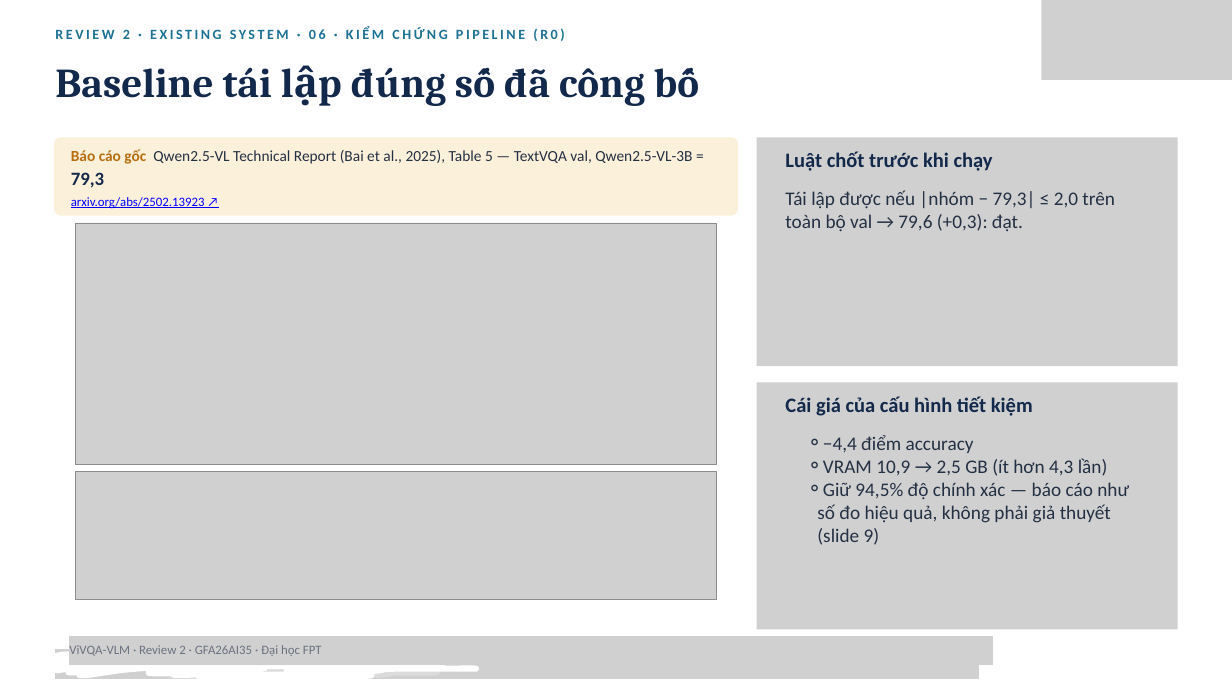
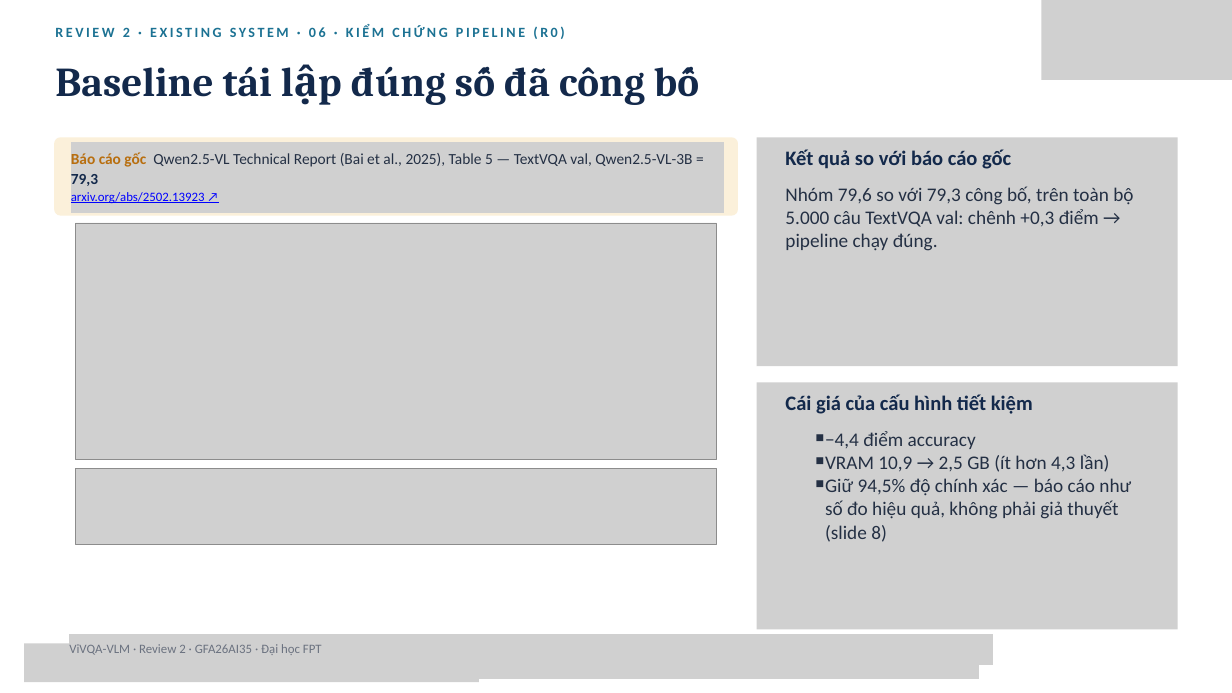
Before and after one commit to PLHGNAOH/ViVQA-VLM, a slide deck: slide 19 of docs/04_slides/cumulative/ViVQA-VLM_Review1-2_KLTN.pptx (slide 22 before the commit). Drawn at 1232x693 pixels with LibreOffice and Linux fonts; fonts in the diff are those of the drawing; grey boxes stand for pictures. Boxes give left, top, right and bottom in pixels: in the first picture for what was removed or moved away, otherwise in the second. Text is boxed around its words. In the diff, an @@ line names an element or a change of style, - is before the commit and + after.

```diff
--- a/docs/04_slides/cumulative/ViVQA-VLM_Review1-2_KLTN.pptx
+++ b/docs/04_slides/cumulative/ViVQA-VLM_Review1-2_KLTN.pptx
@@ rounded rectangle removed at [54, 137, 738, 216] @@
@@ freeform shape added at [54, 137, 738, 216], fill #FBF0DA @@
@@ text "Báo cáo gốc Qwen2.5-VL Technical ..." at [71, 152, 692, 203]: size 22 to 18 pt in "79,3"; line spacing 1.06 to 22.9pt; less space between paragraphs; line spacing 1.06 to 19.1pt @@
@@ picture added at [71, 142, 724, 213] @@
@@ text at [785, 149, 1011, 169]: text changed @@
-Luật chốt trước khi chạy
+Kết quả so với báo cáo gốc
@@ text at [785, 186, 1133, 251]: text changed @@
-Tái lập được nếu |nhóm − 79,3| ≤ 2,0 trên toàn bộ val → 79,6 (+0,3): đạt.
+Nhóm 79,6 so với 79,3 công bố, trên toàn bộ 5.000 câu TextVQA val: chênh +0,3 điểm → pipeline chạy đúng.
@@ picture: place and size @@
-picture at [76, 223, 716, 464]
+picture at [76, 223, 716, 459]
@@ text at [825, 431, 1110, 472]: bullet ⚬ to ￭; list level 3 to 4 in "−4,4 điểm accuracy"; list level 3 to 4 in "VRAM 10,9 → 2,5 GB ..." @@
@@ picture: place and size @@
-picture at [76, 472, 716, 600]
+picture at [76, 468, 716, 544]
@@ text at [825, 478, 1131, 542]: text changed @@
-    ⚬ Giữ 94,5% độ chính xác — báo cáo như số đo hiệu quả, không phải giả thuyết (slide 9)
+      ￭ Giữ 94,5% độ chính xác — báo cáo như số đo hiệu quả, không phải giả thuyết (slide 8)
@@ freeform shape removed at [24, 644, 479, 683] @@
@@ picture added at [24, 644, 479, 683] @@
@@ text removed at [55, 657, 425, 672] @@
-ViVQA-VLM · Review 1 + Review 2 (cộng dồn) · GFA26AI35 · Đại học FPT
@@ picture added at [55, 647, 979, 679] @@
@@ picture added at [69, 634, 993, 665] @@
@@ freeform shape removed at [152, 656, 230, 675] @@
@@ picture added at [152, 656, 230, 675] @@
@@ freeform shape removed at [161, 647, 262, 679] @@
@@ picture added at [161, 647, 262, 679] @@
@@ freeform shape removed at [229, 646, 445, 678] @@
@@ picture added at [229, 646, 445, 678] @@
@@ freeform shape at [360, 652, 383, 676]: fill #FFFFFF at 25% opacity to #FFFFFF at 6% opacity @@
```
Also in this commit, not shown: 37 other slides changed, 4 slides removed, 3 other files.
